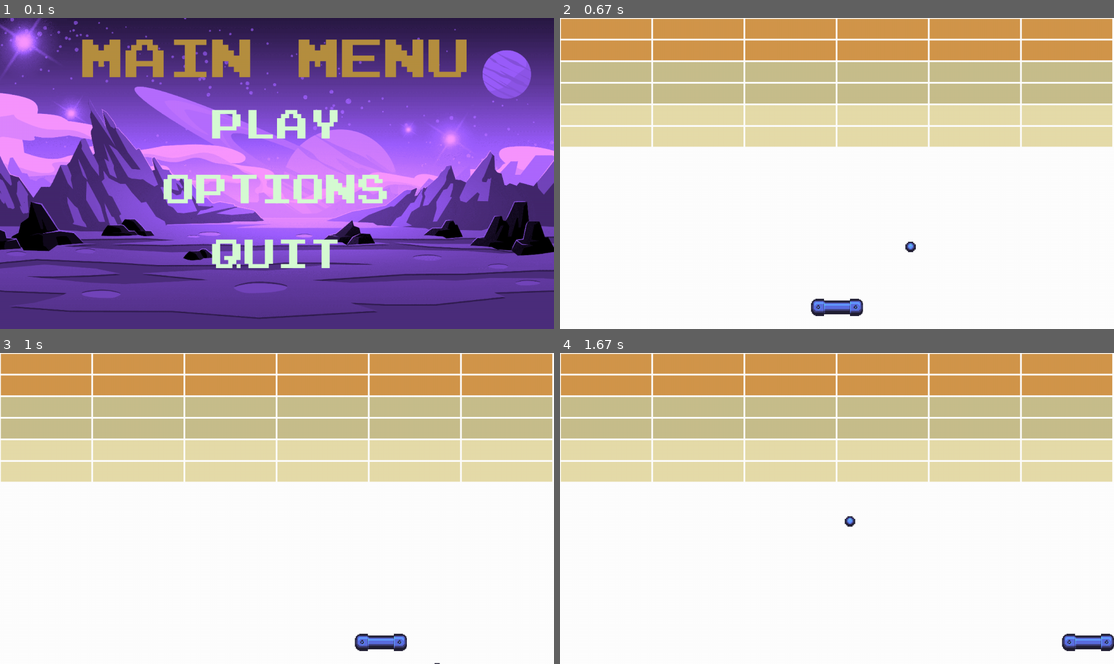
Above: before the commit, frames 1-4 (two rows, left to right).
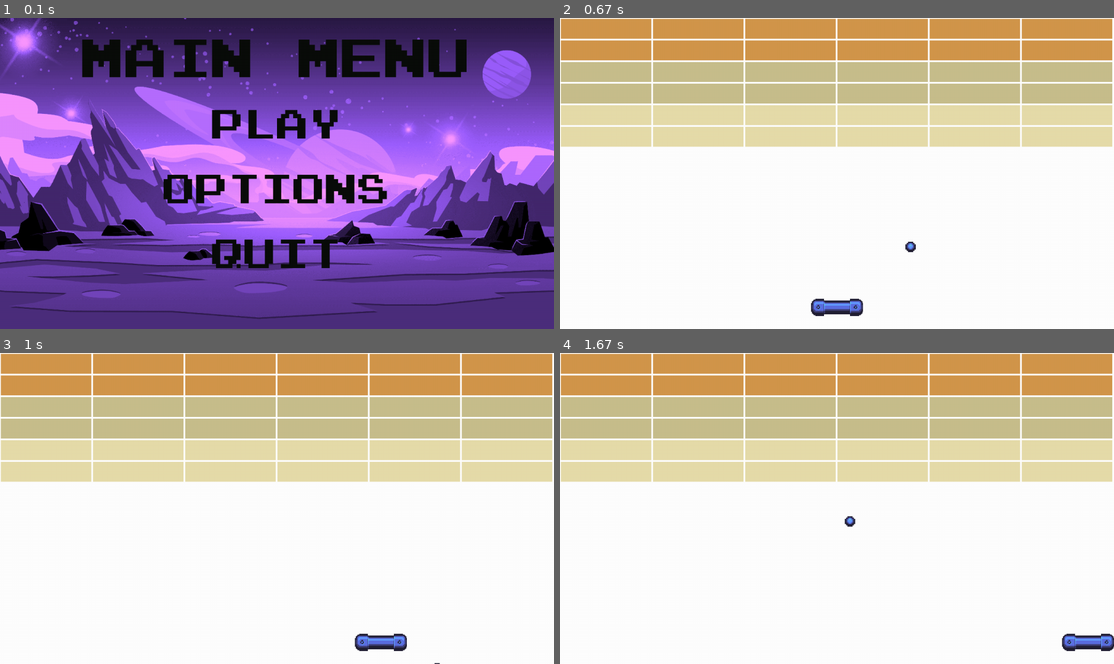
Above: after the commit, the same moments.

Repository: Kings-Crew/Gruppuppgift_pygame_projekt
Game: pygame game, started from main_menu_v1.py
Same seed, same stepped clock (60 frames per second), same inputs: the game is played once before the commit and once after it.
Inputs (mouse positions are in pixels of both pictures, inside the frame that each line leads up to):
- Up to frame 1 (0.1 s): no input
- Up to frame 2 (0.67 s): click "PLAY" at 0.38 s
- Up to frame 3 (1 s): hold Right from 0.67 s (still down); move the mouse to (254, 520) at 0.7 s
- Up to frame 4 (1.67 s): release Right at 1.13 s; hold Right 1.17-1.63 s

The runs differ from the first frame. In frame 1, 8.7% of the frame differs, in the area x 14-85%, y 6-81%; in frame 2, nothing differs; in frame 3, nothing differs; in frame 4, nothing differs.

Commit message:
Ändrade färgen på textknapparna i startmenyn till svart

Diff:
--- a/main_menu_v1.py
+++ b/main_menu_v1.py
@@ -89,15 +89,15 @@
 
         MENU_MOUSE_POS = pygame.mouse.get_pos()
 
-        MENU_TEXT = get_font(100).render("MAIN MENU", True, "#b68f40")
+        MENU_TEXT = get_font(100).render("MAIN MENU", True, "#0a0d0a")
         MENU_RECT = MENU_TEXT.get_rect(center=(640, 100))
 
         PLAY_BUTTON = Button(image=pygame.image.load("assets/Play Rect.png"), pos=(640, 250),
-                             text_input="PLAY", font=get_font(75), base_color="#d7fcd4", hovering_color="White")
+                             text_input="PLAY", font=get_font(75), base_color="#0a0d0a", hovering_color="White")
         OPTIONS_BUTTON = Button(image=pygame.image.load("assets/Options Rect.png"), pos=(640, 400),
-                                text_input="OPTIONS", font=get_font(75), base_color="#d7fcd4", hovering_color="White")
+                                text_input="OPTIONS", font=get_font(75), base_color="#0a0d0a", hovering_color="White")
         QUIT_BUTTON = Button(image=pygame.image.load("assets/Quit Rect.png"), pos=(640, 550),
-                             text_input="QUIT", font=get_font(75), base_color="#d7fcd4", hovering_color="White")
+                             text_input="QUIT", font=get_font(75), base_color="#0a0d0a", hovering_color="White")
 
         SCREEN.blit(MENU_TEXT, MENU_RECT)
 
